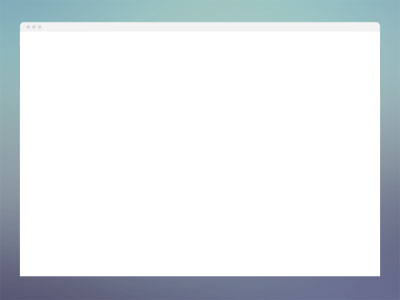
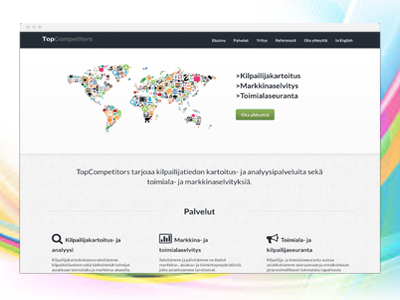
Layered file, before and after one edit (400x300). Changes by layer:
removed layer "Background copy" over [0, 0, 400, 300]
added layer "Layer 1" above "browser" over [20, 32, 380, 273]
added layer "browser" above "Layer 2" over [20, 23, 380, 32]
added layer "Layer 2" over [0, 0, 400, 300]
